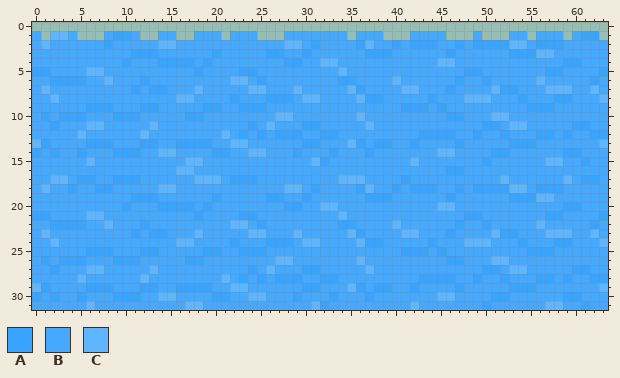
Edited in one commit: pixel-art file (Assets/Sprites/Aseprite/water.aseprite). Above is the file before it was changed.
64x32 pixels, 1 frame.
Visible layers, top first: "Layer 2", "Layer 1".
Palette (. is transparent): A #38a4ff  B #45aaff  C #5fb6ff
Pixels before, first column x 0:
 1 B.CCB...BAAB..BB..BBB.BBB...BBBBBBB.BBB...BBBB...B...BB.BBB.BAA.
 2 BCBBBBBBABBBBBCCBBBBBBBBBBBBCCBABBBBACBBABAAABBABAAAACCBAAABBBBB
 3 BBBBBBBBBBBAAABBBBBBABBBBBAABBABBBBBBAAABBBBBBABBBBBBAAACCBBBBBB
 4 BBBBBBBBBBABBBAAAABABBBBBBBBAABBCCBBBBBBBBBBBCCBBBBBBBBBBBBAABBB
 5 AABBBBCCBBBBBBBBBBABBBBAABBBBBBBBBCBBBBBBBBBBBBBAABBBBBBBAABBBBA
 6 BBAAAABBCBBBABBBBBBBBBCCBABBBBBBBBAABBBBCBBBBBBABBABBBBBCBBBBBAB
 7 BCBBBBBBBBBABAABBBCBBBBBCCBBBCBBBBBCABBBBCCBBBABBBBCAABBBCCCBBCB
 8 BBCBBBBBBBBBBBBBCCBBBBABBBAAABCCBBBBCAABBBBBABBBCCCBBBABBBAABBBC
 9 BBBBBBAAABBBAABBBBBAABBAAABBBBBBBBBBBBBBBAAABABBBBBBBBBAAABBBBBB
10 BABAAABBBAAABBBBBAABBBBBBBBCCBBBBBBBCBBBBBBBBBAABBBCCBBBBBBBBBBB
11 BBABBBCCBBBBBCBBBBBBBBBBABCBBBAABBBBBCBBBBBBBBBBBBAABCCBBBBBAABB
12 BBBBBCBBBBBBCBBBBBBBBCBABABAAABBAABBBBBBBBBAAAABBABBABBBAABABBAA
13 CABBBBAAABBBAABBAAAABBCCBBBBBBAABBBCABAABBABBBBABBBBBAAABBBBBBBC
14 ABABBABBBAAABBCCBBBBAABBCCBBBABBBABBBABBBBBBBCCBBBBAABBBBBBAABBB
15 BBBBBBCBBBBBBBBBBCCBBBBBBBBBBBBCABBBBBBBBBCBBBBBBBABBBBBBCCBBABB
16 BBBBBBBBBBBBBBBBCCBBBBBBBBBBBBBBBBBBBBBBBBBBBBAABBBBBBBBBBBBBBBB
17 BBCCBAABBAAABBBBBBCCCBAAABBBBBBBBBCCCBBBBABBBBBBBBBBCBBBBBBCBAAB
18 BCBBABBAABBBBBCCBBBBBBBBBBBBCCBABBBBACBBABAAABBABAAAACCBAAABBBBB
19 BBBBBBBBBBBAAABBBBBBABBBBBAABBABBBBBBAAABBBBBBABBBBBBAAACCBBBBBB
20 BBBBBBBBBBABBBAAAABABBBBBBBBAABBCCBBBBBBBBBBBCCBBBBBBBBBBBBAABBB
21 AABBBBCCBBBBBBBBBBABBBBAABBBBBBBBBCBBBBBBBBBBBBBAABBBBBBBAABBBBA
22 BBAAAABBCBBBABBBBBBBBBCCBABBBBBBBBAABBBBCBBBBBBABBABBBBBCBBBBBAB
23 BCBBBBBBBBBABAABBBCBBBBBCCBBBCBBBBBCABBBBCCBBBABBBBCAABBBCCCBBCB
24 BBCBBBBBBBBBBBBBCCBBBBABBBAAABCCBBBBCAABBBBBABBBCCCBBBABBBAABBBC
25 BBBBBBAAABBBAABBBBBAABBAAABBBBBBBBBBBBBBBAAABABBBBBBBBBAAABBBBBB
26 BABAAABBBAAABBBBBAABBBBBBBBCCBBBBBBBCBBBBBBBBBAABBBCCBBBBBBBBBBB
27 BBABBBCCBBBBBCBBBBBBBBBBABCBBBAABBBBBCBBBBBBBBBBBBAABCCBBBBBAABB
28 BBBBBCBBBBBBCBBBBBBBBCBABABAAABBAABBBBBBBBBAAAABBABBABBBAABABBAA
29 CABBBBAAABBBAABBAAAABBCCBBBBBBAABBBCABAABBABBBBABBBBBAAABBBBBBBC
30 ABABBABBBAAABBCCBBBBAABBCCBBBABBBABBBABBBBBBBCCBBBBAABBBBBBAABBB
31 BBBBBBCBBBBBBBBBBCCBBBBBBBBBBBBCABBBBBBBBBCBBBBBBBABBBBBBCCBBABB
And afterwards:
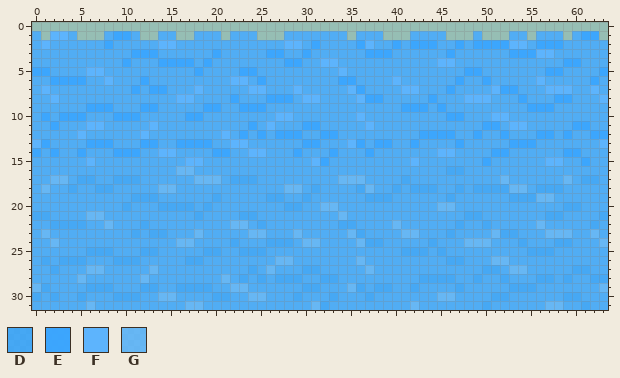
Colours new in this view: D #38a4ffd9  E #3aa5fff9  F #5cb4fff9  G #5fb6ffd9
Log entry: added water damage (no dying yet)
What changed:
colour B: #45aaff -> #45aaffd9
Changed rows in their new state; - is a pixel that keeps its letter.
Layers "Layer 2", "Layer 1":
first column x 0:
 1 --FF-----EE--------------------------------------------------EE-
 2 -F------E-----FF------------FF-E----EF--E-EEE--E-EEEEFF-EEE-----
 3 -----------EEE------E-----EE--E------EEE------E------EEEFF------
 4 ----------E---EEEE-E--------EE--FF-----------FF------------EE---
 5 EE----FF----------E----EE---------F-------------EE-------EE----E
 6 --EEEE--F---E---------FF-E--------EE----F------E--E-----F-----E-
 7 -F---------E-EE---F-----FF---F-----FE----FF---E----FEE---FFF--F-
 8 --F-------------FF----E---EEE-FF----FEE-----E---FFF---E---EE---F
 9 ------EEE---EE-----EE--EEE---------------EEE-E---------EEE------
10 -E-EEE---EEE-----EE--------FF-------F---------EE---FF-----------
11 --E---FF-----F----------E-F---EE-----F------------EE-FF-----EE--
12 -----F------F--------F-E-E-EEE--EE---------EEEE--E--E---EE-E--EE
13 FE----EEE---EE--EEEE--FF------EE---FE-EE--E----E-----EEE-------F
14 E-E--E---EEE--FF----EE--FF---E---E---E-------FF----EE------EE---
15 ------F----------FF------------FE---------F-------E------FF--E--
16 ----------------GG----------------------------DD----------------
17 --GG-DD--DDD------GGG-DDD---------GGG----D----------G------G-DD-
18 -G--D--DD-----GG------------GG-D----DG--D-DDD--D-DDDDGG-DDD-----
19 -----------DDD------D-----DD--D------DDD------D------DDDGG------
20 ----------D---DDDD-D--------DD--GG-----------GG------------DD---
21 DD----GG----------D----DD---------G-------------DD-------DD----D
22 --DDDD--G---D---------GG-D--------DD----G------D--D-----G-----D-
23 -G---------D-DD---G-----GG---G-----GD----GG---D----GDD---GGG--G-
24 --G-------------GG----D---DDD-GG----GDD-----D---GGG---D---DD---G
25 ------DDD---DD-----DD--DDD---------------DDD-D---------DDD------
26 -D-DDD---DDD-----DD--------GG-------G---------DD---GG-----------
27 --D---GG-----G----------D-G---DD-----G------------DD-GG-----DD--
28 -----G------G--------G-D-D-DDD--DD---------DDDD--D--D---DD-D--DD
29 GD----DDD---DD--DDDD--GG------DD---GD-DD--D----D-----DDD-------G
30 D-D--D---DDD--GG----DD--GG---D---D---D-------GG----DD------DD---
31 ------G----------GG------------GD---------G-------D------GG--D--
